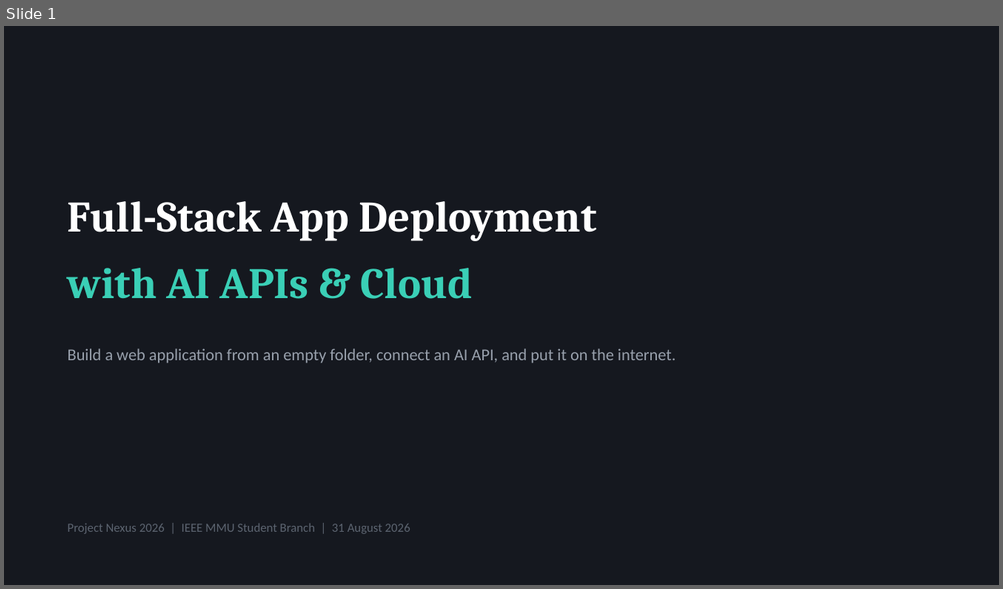
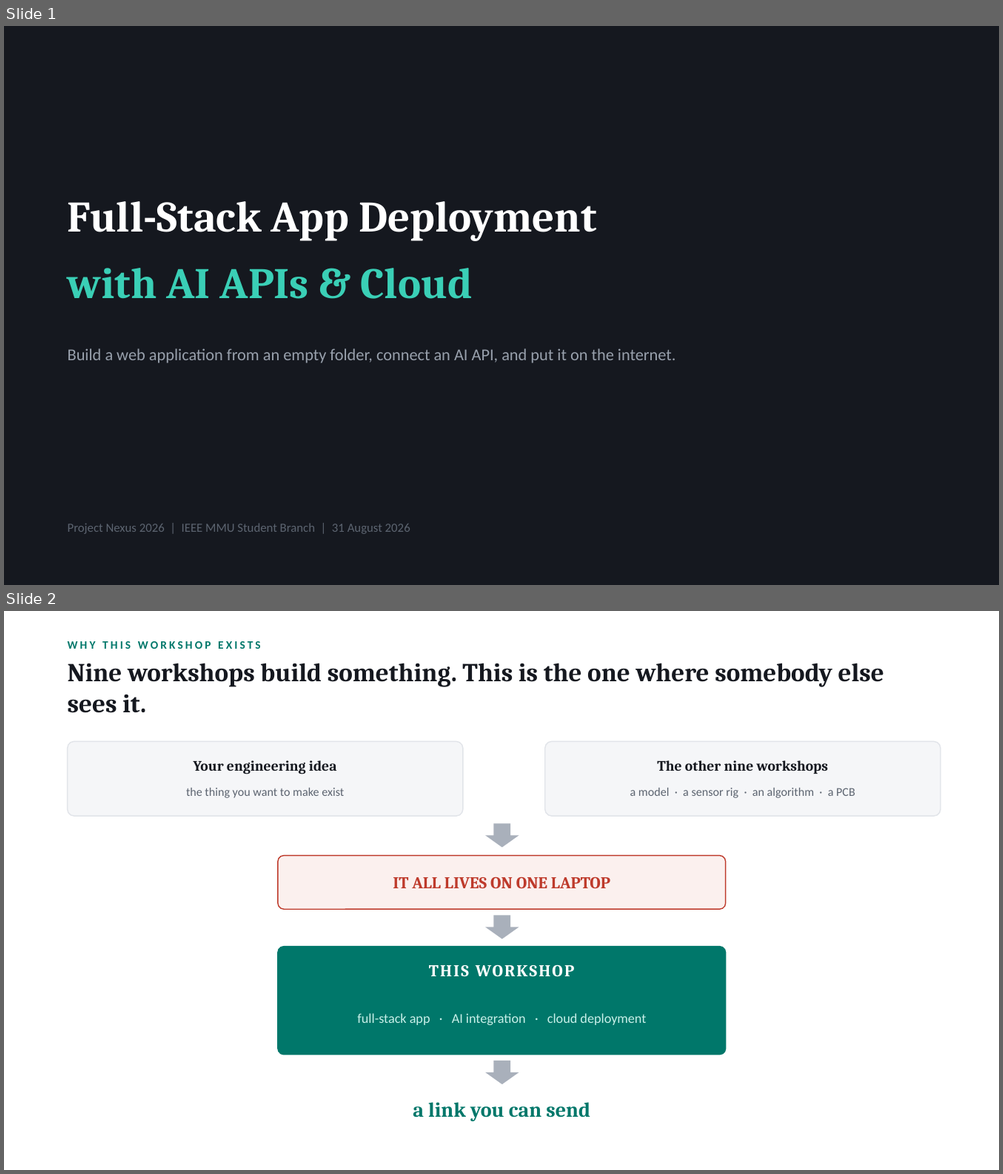
Before and after one commit to Shamsu3100/demon-, a slide deck: Nexus_Workshop_Deck.pptx. Shown one above the other, each under a label of ours: slide 1 before the commit, slides 1 and 2 after it. The pictures are 1003x589 and 1003x1174 pixels, drawn with LibreOffice and Linux fonts; fonts in the diff are those of the drawing. Boxes give left, top, right and bottom in pixels: in the first picture for what was removed or moved away, otherwise in the second. Text is boxed around its words. In the diff, an @@ line names an element or a change of style, - is before the commit and + after.

```diff
--- a/Nexus_Workshop_Deck.pptx
+++ b/Nexus_Workshop_Deck.pptx
@@ slide 2 added at <box>4,611,999,1170</box>, background #FFFFFF @@
@@ text added at <box>68,641,261,649</box>, 11 pt, text #00776A, bold @@
+WHY THIS WORKSHOP EXISTS
@@ text added at <box>68,663,884,713</box>, 25 pt, text #15181F, bold @@
+Nine workshops build something. This is the one where somebody else sees it.
@@ rounded rectangle added at <box>68,741,463,816</box>, fill #F5F6F8, outline #E1E4E9 1 pt @@
@@ rounded rectangle added at <box>545,741,940,816</box>, fill #F5F6F8, outline #E1E4E9 1 pt @@
@@ text added at <box>193,760,337,775</box>, 14 pt, text #15181F, bold @@
+Your engineering idea
@@ text added at <box>657,760,828,774</box>, 14 pt, text #15181F, bold @@
+The other nine workshops
@@ text added at <box>186,788,344,798</box>, 11.5 pt, text #5C6470 @@
+the thing you want to make exist
@@ text added at <box>630,788,855,798</box>, 11.5 pt, text #5C6470 @@
+a model · a sensor rig · an algorithm · a PCB
@@ down arrow added at <box>485,823,519,848</box>, fill #A9B0BB @@
@@ rounded rectangle added at <box>278,856,726,909</box>, fill #FBF0EE, outline #BE3A2B 1 pt @@
@@ text added at <box>392,877,610,889</box>, 16 pt, text #BE3A2B, bold @@
+IT ALL LIVES ON ONE LAPTOP
@@ down arrow added at <box>485,915,519,940</box>, fill #A9B0BB @@
@@ rounded rectangle added at <box>278,947,726,1055</box>, fill #00776A, outline #00776A 1 pt @@
@@ text added at <box>429,965,574,977</box>, 16 pt, text #FFFFFF, bold @@
+THIS WORKSHOP
@@ text added at <box>357,1014,646,1025</box>, 13 pt, text #C9F0E9 @@
+full-stack app · AI integration · cloud deployment
@@ down arrow added at <box>485,1061,519,1085</box>, fill #A9B0BB @@
@@ text added at <box>412,1102,590,1122</box>, 20 pt, text #00776A, bold @@
+a link you can send
```
Also in this commit, not shown: 1 slide changed, 4 other slides added, 3 other files.
